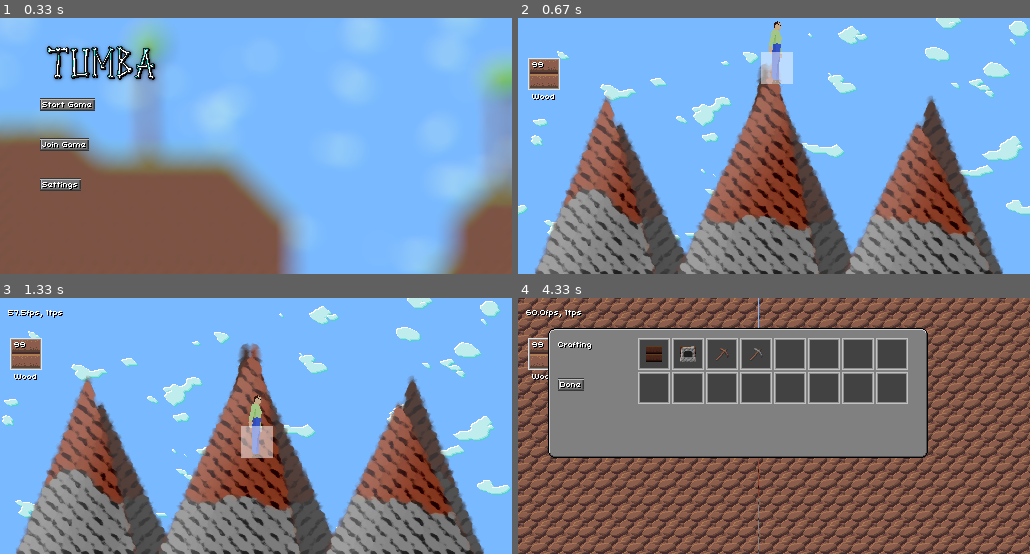
Above: before the commit, frames 1-4 (two rows, left to right).
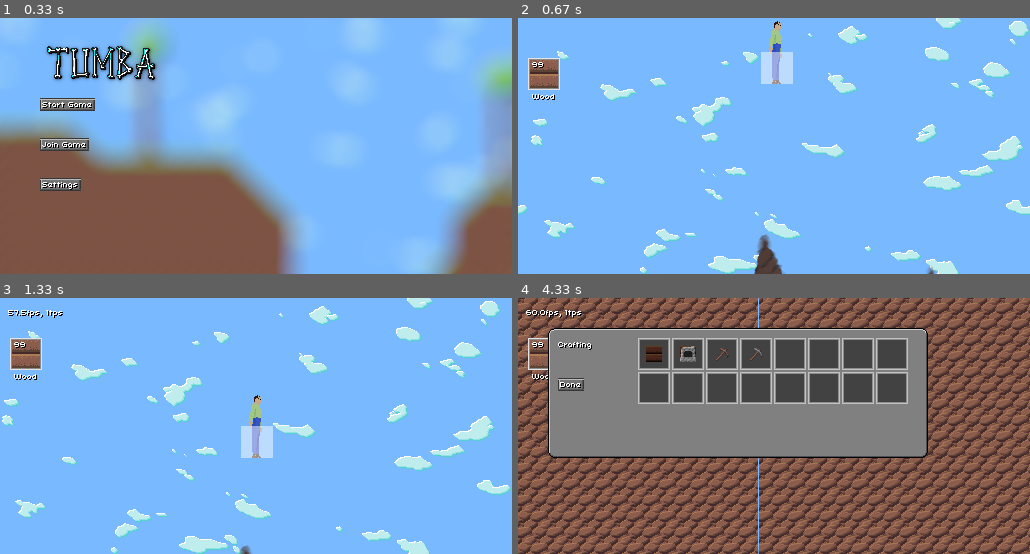
Above: after the commit, the same moments.

Repository: tumbagame/tumba
Game: pygame game, started from main.py
Two runs of this game, one before a commit and one after it. Both use one fixed random seed, a clock stepped at 60 frames per second and the inputs below.
Inputs (mouse positions are in pixels of both pictures, inside the frame that each line leads up to):
- Up to frame 1 (0.33 s): no input
- Up to frame 2 (0.67 s): click (584, 105) at 0.38 s
- Up to frame 3 (1.33 s): hold D 0.67-1.13 s; move the mouse to (419, 418) at 0.7 s; hold W from 1.17 s (still down); move the mouse to (133, 428) at 1.2 s; tap F at 1.23 s
- Up to frame 4 (4.33 s): release W at 1.47 s; hold D 1.5-1.97 s; move the mouse to (825, 482) at 1.53 s; tap F at 1.57, 1.87, 2.07, 2.37, 2.63 s; hold A 2-2.53 s; move the mouse to (615, 484) at 2.03 s; hold S 2.57-2.87 s; move the mouse to (963, 515) at 2.6 s; right-click (640, 331) at 2.95 s; tap E at 3.67 s; click (579, 423) at 4.05 s

Frame 1 is identical in both runs. In frame 2, 37% of the frame differs, in the area x 3-95%, y 17-100%; in frame 3, 37%; in frame 4, less than 0.1%.

Commit message:
Background improvements

Diff:
--- a/render.py
+++ b/render.py
@@ -101,12 +101,12 @@
         for i in range(2):
             self.disp.blit(
                 sprites.MOUNTAINS1,
-                (int(-game.camera.x / 3) % 512 - 512 + (i * 512), 0),
+                (int(-game.camera.x / 3) % 512 - 512 + (i * 512), int(-game.camera.y / 3)),
             )
         for i in range(2):
             self.disp.blit(
                 sprites.MOUNTAINS0,
-                (int(-game.camera.x / 2) % 512 - 512 + (i * 512), 0),
+                (int(-game.camera.x / 2) % 512 - 512 + (i * 512), int(-game.camera.y / 2)),
             )
 
 
@@ -200,7 +200,4 @@
             ),
             (0, 0),
         )
-
         pg.display.update()
-        # while(time.time() - frame_start <= (1/60)):
-        #     pass
Binary file changed: assets/sprites/mountains0.png
